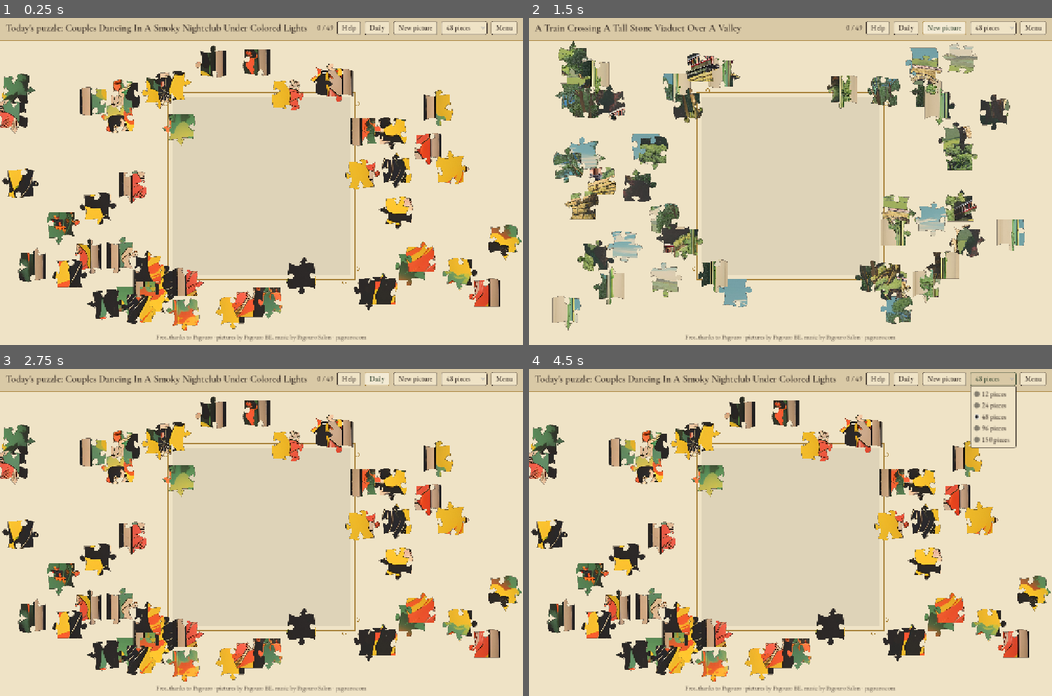
Above: before the commit, frames 1-4 (two rows, left to right).
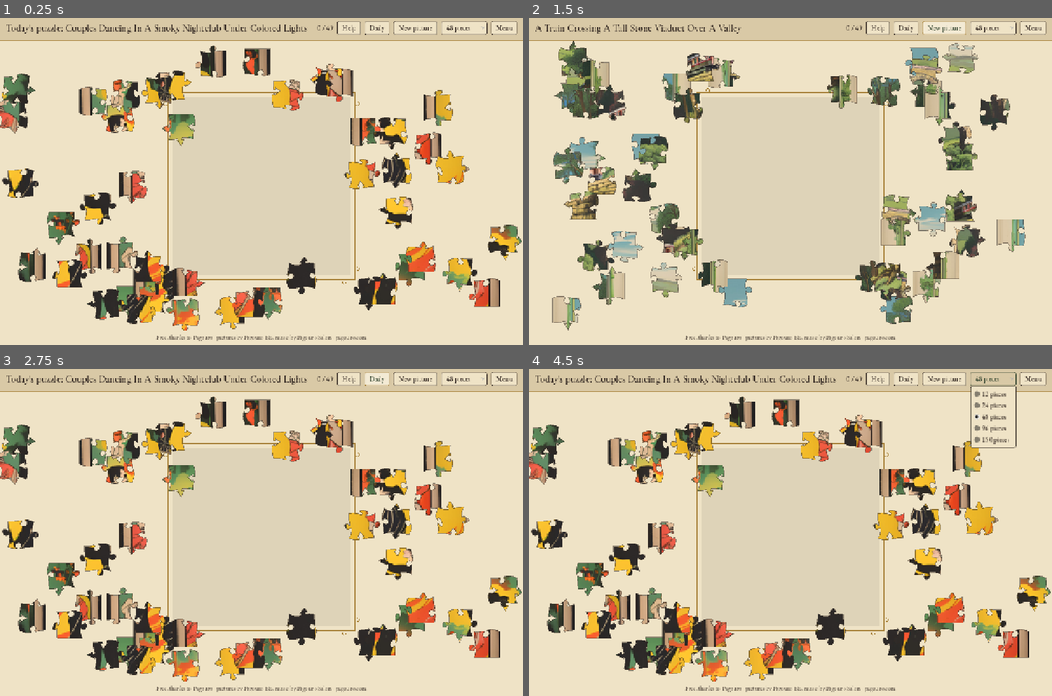
Above: after the commit, the same moments.

Repository: ericrwade/pagouro-play
Game: Godot game, scene res://scenes/main.tscn
Two runs of this game, one before a commit and one after it. Both use one fixed random seed, a clock stepped at 60 frames per second and the inputs below. Sound files missing from this copy of the repository are replaced by a short silence.
Inputs:
- Up to frame 1 (0.25 s): no input
- Up to frame 2 (1.5 s): click "New picture" at 0.5 s; click "New picture" at 1.25 s
- Up to frame 3 (2.75 s): click "Daily" at 2 s
- Up to frame 4 (4.5 s): click "48 pieces" at 2.75 s; click "Daily" at 3.5 s; click "48 pieces" at 4.25 s

The runs differ from the first frame. In frame 1, 4.0% of the frame differs, in the area x 0-100%, y 1-99%; in frame 2, 4.5%, in the area x 1-98%, y 1-99%; in frame 3, 4.0%; in frame 4, 4.1%.

Commit message:
Smooth piece edges (mipmapped picture, antialiased outlines >= 1.8 px at every zoom); 'No ads' made true by Google Play's definition: calls to action leave the Help card for About; 0.1.2
Co-Authored-By: Claude Opus 5.5 <noreply@anthropic.com>
Claude-Session: https://claude.ai/code/session_01QaifHY8gJmBrSekPjrwwpR

Diff:
--- a/jigsaw/content/panels.json
+++ b/jigsaw/content/panels.json
@@ -536,7 +536,7 @@
   "id": "jigsaw-06",
   "topic": "jigsaw",
   "title": "Free, Simply",
-  "text": "Pagouro Jigsaw is free. No third-party ads, no tracking, no account, no paid unlock. Just a quiet note that Pagouro made it.",
+  "text": "Pagouro Jigsaw is free. No ads, no tracking, no account, no paid unlock. Just a quiet note that Pagouro made it.",
   "source": "PAGOURO_PLAY/README.md; PAGOURO_SALON/docs/DECISIONS.md S-4"
  },
  {
@@ -977,8 +977,8 @@
   "id": "freedom-12",
   "topic": "freedom",
   "title": "Free as in Free",
-  "text": "No third-party ads, no tracking, no account. Some things can simply be free.",
-  "source": "none: opinion; PAGOURO_PLAY/README.md (no third-party ads, no tracking, no account)"
+  "text": "No ads, no tracking, no account. Some things can simply be free.",
+  "source": "none: opinion; PAGOURO_PLAY/README.md (no ads, no tracking, no account)"
  },
  {
   "id": "freedom-13",
@@ -1007,61 +1007,5 @@
   "title": "Open Makes It Better",
   "text": "An AI built in the open can be checked, fixed and improved by anyone. That's how good tools get made.",
   "source": "none: opinion"
- },
- {
-  "id": "follow-01",
-  "topic": "follow",
-  "title": "Follow Us",
-  "text": "Follow us on X @pagouro.",
-  "source": "PAGOURO_BUILD/docs/HANDOFF_2026-10-01.md (Accounts: X @pagouro)"
- },
- {
-  "id": "follow-02",
-  "topic": "follow",
-  "title": "A Picture a Day",
-  "text": "180 Pagouro BE pictures were made for a six-month daily showcase on X. Follow @pagouro.",
-  "source": "PAGOURO_BE/showcase/x180/README.md; PAGOURO_BUILD/docs/HANDOFF_2026-10-01.md (X @pagouro)"
- },
- {
-  "id": "follow-03",
-  "topic": "follow",
-  "title": "Join r/pagouro",
-  "text": "Questions, pictures, finished puzzles? Join us on Reddit at r/pagouro.",
-  "source": "PAGOURO_BUILD/docs/HANDOFF_2026-10-01.md (Accounts: Reddit u/pagouro + r/pagouro)"
- },
- {
-  "id": "follow-04",
-  "topic": "follow",
-  "title": "Visit pagouro.com",
-  "text": "The whole Pagouro family, with its story and its downloads, is at pagouro.com.",
-  "source": "PAGOURO_BUILD/docs/HANDOFF_2026-10-01.md (Front page https://pagouro.com, sections for both models)"
- },
- {
-  "id": "follow-05",
-  "topic": "follow",
-  "title": "Sponsor Pagouro",
-  "text": "Pagouro is free. If it made your day a little better, you can sponsor it on GitHub at ericrwade.",
-  "source": "PAGOURO_BUILD/docs/HANDOFF_2026-10-01.md (GitHub Sponsors ericrwade); PAGOURO_BUILD/README.md (sponsors link)"
- },
- {
-  "id": "follow-06",
-  "topic": "follow",
-  "title": "Read the Source",
-  "text": "Everything is on GitHub: github.com/ericrwade/pagouro and github.com/ericrwade/pagouro-be.",
-  "source": "PAGOURO_BUILD/docs/HANDOFF_2026-10-01.md (Repository rows)"
- },
- {
-  "id": "follow-07",
-  "topic": "follow",
-  "title": "Weights to Keep",
-  "text": "The models are on Hugging Face under Pagouro. Download them, keep them, share them.",
-  "source": "PAGOURO_BUILD/docs/HANDOFF_2026-10-01.md (Weights: huggingface.co/Pagouro/pagouro-1.0, pagouro-be-1.0); PAGOURO_BUILD/docs/facts.json (licences)"
- },
- {
-  "id": "follow-08",
-  "topic": "follow",
-  "title": "Enjoying the Puzzle?",
-  "text": "Enjoying the puzzle? Follow us on X @pagouro.",
-  "source": "PAGOURO_BUILD/docs/HANDOFF_2026-10-01.md (Accounts: X @pagouro)"
  }
 ]
--- a/jigsaw/project.godot
+++ b/jigsaw/project.godot
@@ -30,5 +30,6 @@
 
 renderer/rendering_method="gl_compatibility"
 renderer/rendering_method.mobile="gl_compatibility"
+textures/canvas_textures/default_texture_filter=3
 textures/vram_compression/import_etc2_astc=true
 environment/defaults/default_clear_color=Color(0.937, 0.89, 0.776, 1)
--- a/jigsaw/scripts/belle_style.gd
+++ b/jigsaw/scripts/belle_style.gd
@@ -116,6 +116,7 @@
 	for spec in [[gap * 2.2, w_outer, GOLD], [gap, w_inner, Color(INK, 0.5)]]:
 		var g: float = spec[0]
 		var line := Line2D.new()
+		line.antialiased = true  # smooth curved edges (2D MSAA is unavailable in GL Compatibility)
 		line.points = PackedVector2Array([Vector2(-g, -g), Vector2(size.x + g, -g), Vector2(size.x + g, size.y + g), Vector2(-g, size.y + g)])
 		line.closed = true
 		line.width = spec[1]
@@ -132,6 +133,7 @@
 	]
 	for c in corners:
 		var curl := Line2D.new()
+		curl.antialiased = true  # smooth curved edges (2D MSAA is unavailable in GL Compatibility)
 		# the scroll sits outside the picture: it curls away from the board, never over it
 		curl.points = scroll_points(c[0], c[1], -c[2], s)
 		curl.width = w_outer * 0.9
--- a/jigsaw/scripts/main.gd
+++ b/jigsaw/scripts/main.gd
@@ -141,7 +141,10 @@
 	finish_panel.visible = false
 	tray_panel.visible = puzzle.tray_mode
 	_select_count(current_count)
-	var tex: Texture2D = load(current.file)
+	# smooth when shrunk: give the picture mipmaps here (in memory, so the app download stays the same size)
+	var img: Image = (load(current.file) as Texture2D).get_image()
+	img.generate_mipmaps()
+	var tex := ImageTexture.create_from_image(img)
 	puzzle.build(tex, current_count, seed_value)
 	_update_title()
 	_save_progress()
@@ -477,7 +480,9 @@
 	text.size_flags_horizontal = Control.SIZE_EXPAND_FILL
 	text.add_theme_font_size_override("font_size", 16)
 	var lines := [
-		"Free, thanks to Pagouro (pagouro.com). No third-party ads, no tracking, no account.",
+		"Free, thanks to Pagouro (pagouro.com). No ads, no tracking, no account.",
+		"",
+		"Find Pagouro: pagouro.com; X @pagouro; Reddit r/pagouro; GitHub ericrwade/pagouro and ericrwade/pagouro-be; Hugging Face, under Pagouro.",
 		"",
 		"Pictures: drawn by Pagouro BE, a free image model. CC0 1.0.",
 		"Music: composed by Pagouro Salon, a free music model; piano sound Upright Piano KW by FreePats (CC0); rendered with FluidSynth. CC0 1.0.",
--- a/jigsaw/scripts/puzzle.gd
+++ b/jigsaw/scripts/puzzle.gd
@@ -53,6 +53,7 @@
 	dragging = null
 	is_solved = false
 	texture = tex
+	_edge_zoom = 0.0  # new outlines: size them on the next frame
 	var size := tex.get_size()
 	# a grid near the asked count with near-square cells
 	cols = max(2, int(round(sqrt(piece_count * size.x / size.y))))
@@ -68,6 +69,7 @@
 			for p in PieceShape.piece_outline(cut, r, c):
 				poly.append(Vector2(p.x * cell.x, p.y * cell.y))
 			var piece := Polygon2D.new()
+			piece.antialiased = true  # smooth curved edges (2D MSAA is unavailable in GL Compatibility)
 			piece.texture = tex
 			piece.polygon = poly
 			piece.uv = poly
@@ -76,6 +78,7 @@
 			var centre: Vector2 = (k[r][c] + k[r][c + 1] + k[r + 1][c] + k[r + 1][c + 1]) * 0.25
 			piece.set_meta("centre", Vector2(centre.x * cell.x, centre.y * cell.y))
 			var edge := Line2D.new()
+			edge.antialiased = true  # smooth curved edges (2D MSAA is unavailable in GL Compatibility)
 			edge.points = poly
 			edge.closed = true
 			edge.width = max(1.5, cell.x * 0.012)
@@ -174,6 +177,7 @@
 		child.queue_free()
 	var size := texture.get_size()
 	var frame := Polygon2D.new()
+	frame.antialiased = true  # smooth curved edges (2D MSAA is unavailable in GL Compatibility)
 	frame.polygon = PackedVector2Array([Vector2.ZERO, Vector2(size.x, 0), size, Vector2(0, size.y)])
 	# the board is a shade off the table, darker on a light table and lighter on a dark one
 	frame.color = table_color.darkened(0.07) if table_color.get_luminance() > 0.45 else table_color.lightened(0.10)
@@ -203,6 +207,23 @@
 
 ## Height of the screen's top bar, set by main; the title's own lines on a phone make it taller.
 var top_bar := 64.0
+var _edge_zoom := 0.0  # the zoom the piece outlines were last sized for
+
+
+## Piece outlines stay at least about one screen pixel wide at every zoom. Polygon2D's own antialiasing does nothing in
+## GL Compatibility (tested 2026-10-04), so the antialiased outline is what smooths a piece's curved edge; thinner than a
+## pixel, it breaks up and the edge looks grainy (Eric, on the PC).
+func _process(_delta: float) -> void:
+	var z: float = camera.zoom.x
+	if is_equal_approx(z, _edge_zoom):
+		return
+	_edge_zoom = z
+	var w: float = max(cell.x * 0.012, 1.8 / z)
+	for cluster in clusters:
+		for piece in cluster.get_children():
+			for edge in piece.get_children():
+				if edge is Line2D:
+					edge.width = w
 
 
 func _fit_camera() -> void:
--- a/jigsaw/scripts/tray.gd
+++ b/jigsaw/scripts/tray.gd
@@ -60,10 +60,12 @@
 		var cluster: Node2D = puzzle.tray[i]
 		var piece: Polygon2D = cluster.get_child(0)
 		var thumb := Polygon2D.new()
+		thumb.antialiased = true  # smooth curved edges (2D MSAA is unavailable in GL Compatibility)
 		thumb.texture = piece.texture
 		thumb.polygon = piece.polygon
 		thumb.uv = piece.uv
 		var edge := Line2D.new()
+		edge.antialiased = true  # smooth curved edges (2D MSAA is unavailable in GL Compatibility)
 		edge.points = piece.polygon
 		edge.closed = true
 		edge.width = 1.2 / s
Not shown, changed: jigsaw/export_presets.cfg
Not shown, changed: README.md
Not shown, changed: docs/HANDOFF.md
